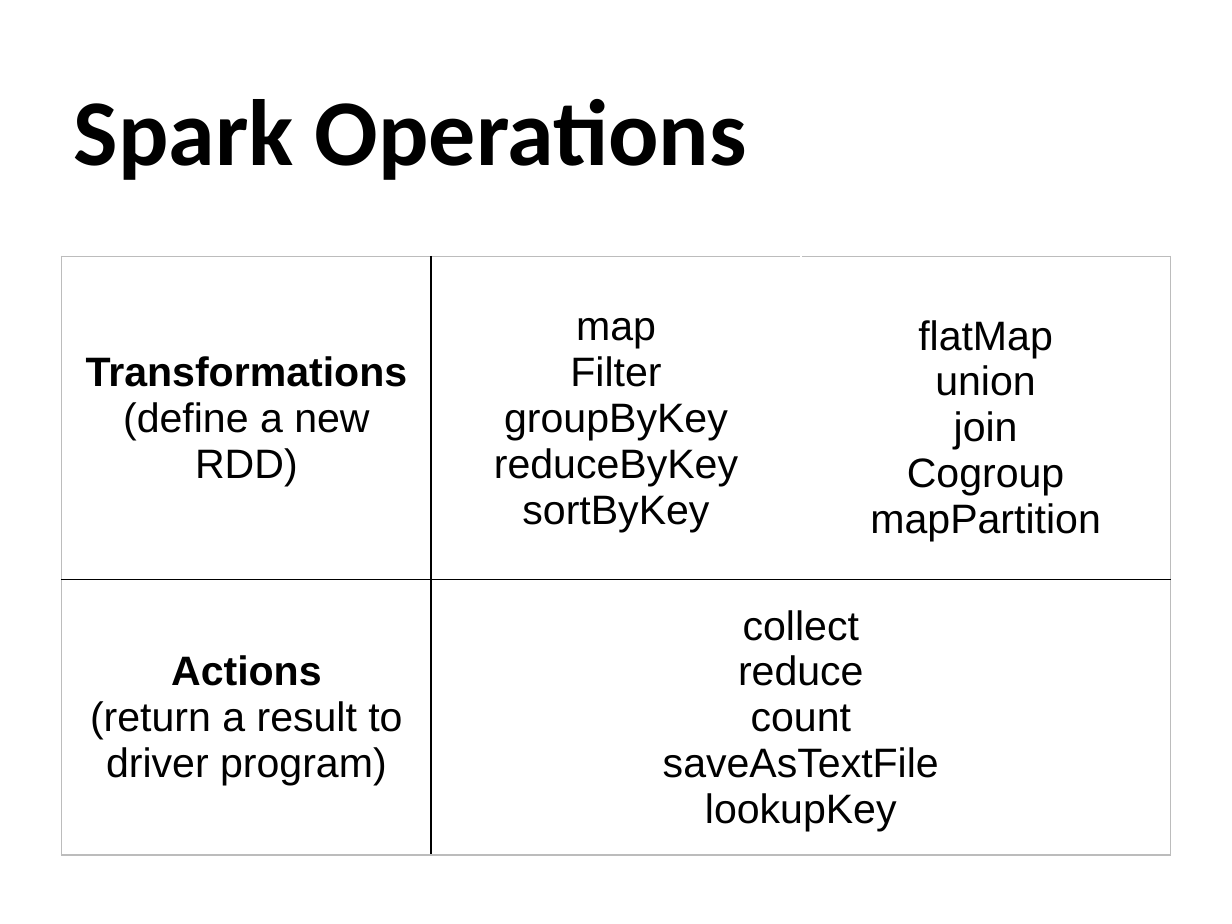
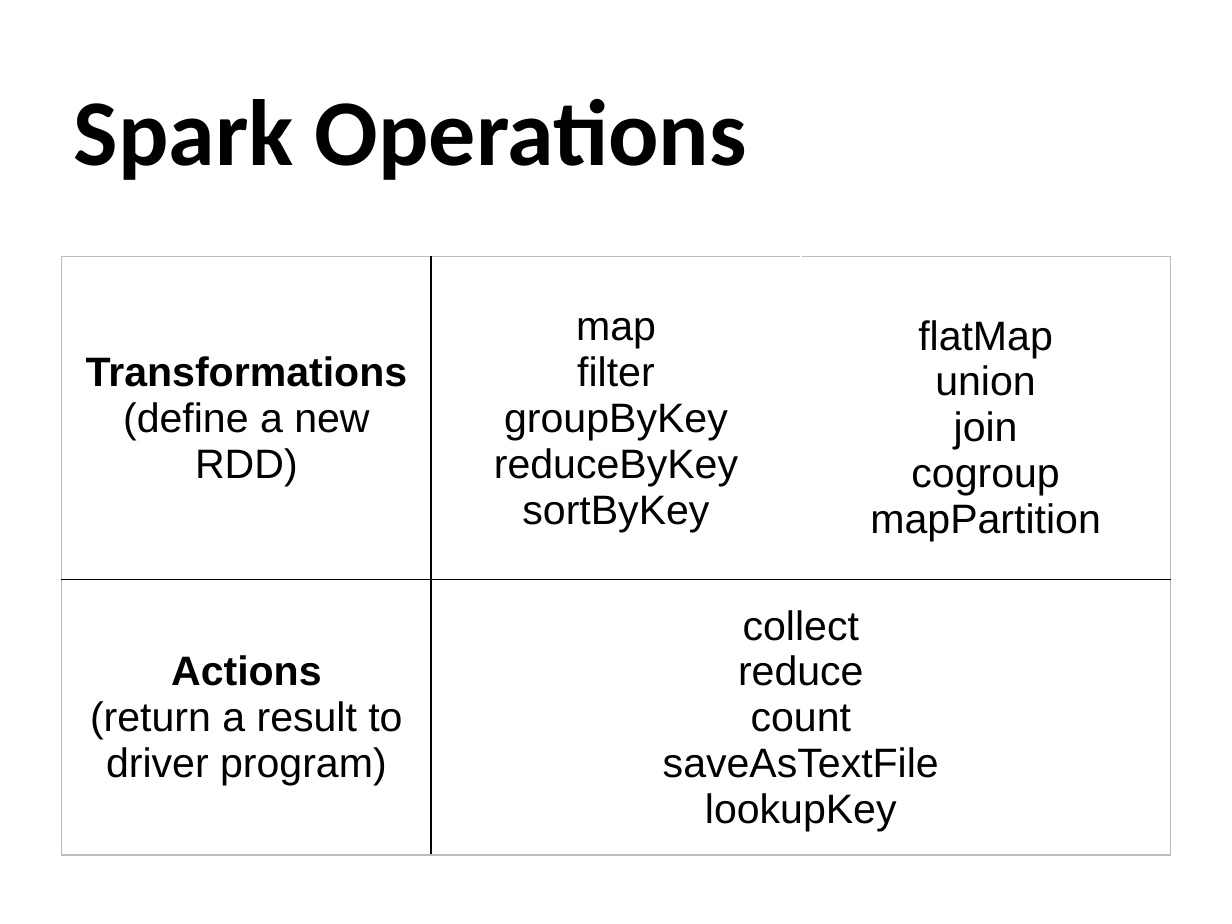
Before and after one commit to mahtabgodara/spark-repo, a slide deck: slide 40 of slides/RDD-4-spark.pptx. Drawn at 1232x924 pixels with LibreOffice and Linux fonts; fonts in the diff are those of the drawing. Boxes give left, top, right and bottom in pixels: in the first picture for what was removed or moved away, otherwise in the second. Text is boxed around its words. In the diff, an @@ line names an element or a change of style, - is before the commit and + after.

```diff
--- a/slides/RDD-4-spark.pptx
+++ b/slides/RDD-4-spark.pptx
@@ table at [62,256,1170,855] @@
-row 1, column 2: map / Filter / groupByKey / reduceByKey / sortByKey
+row 1, column 2: map / filter / groupByKey / reduceByKey / sortByKey
-row 1, column 3: flatMap / union / join / Cogroup mapPartition
+row 1, column 3: flatMap / union / join / cogroup mapPartition
```
Also in this commit, not shown: 1 other file.
